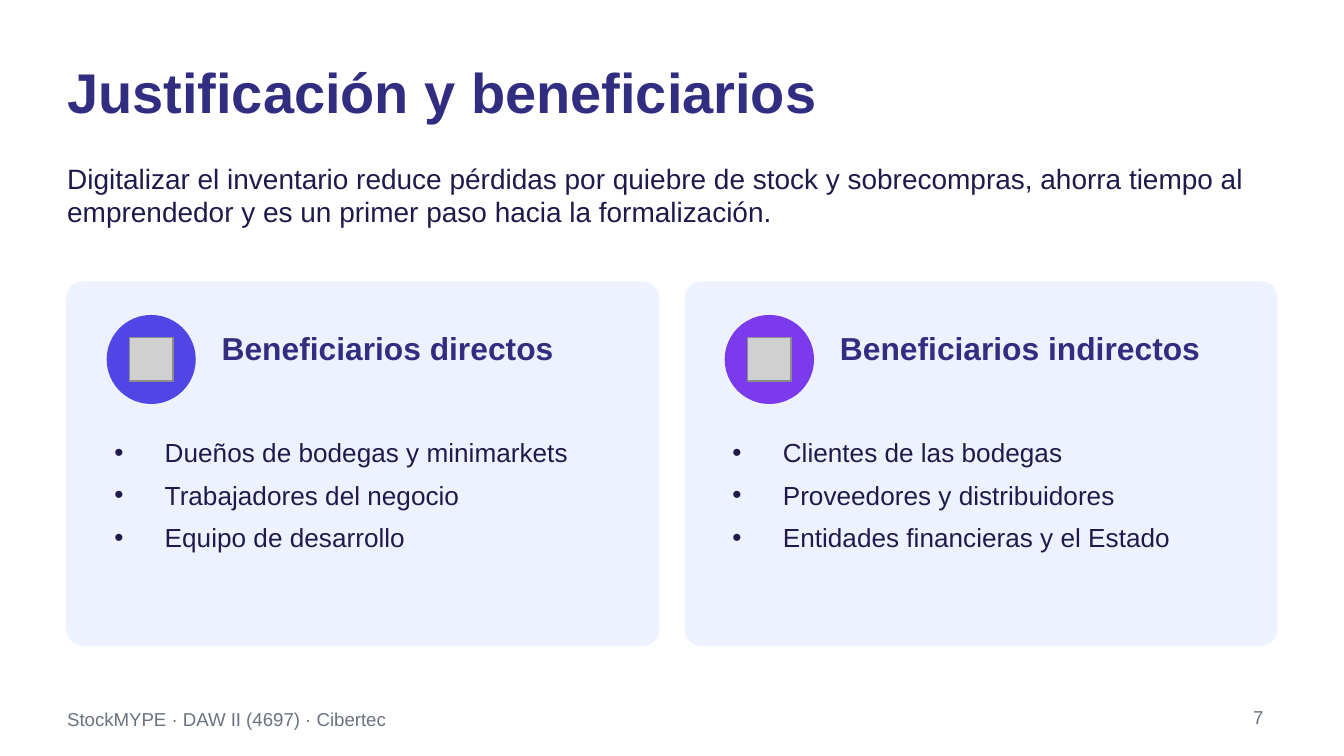
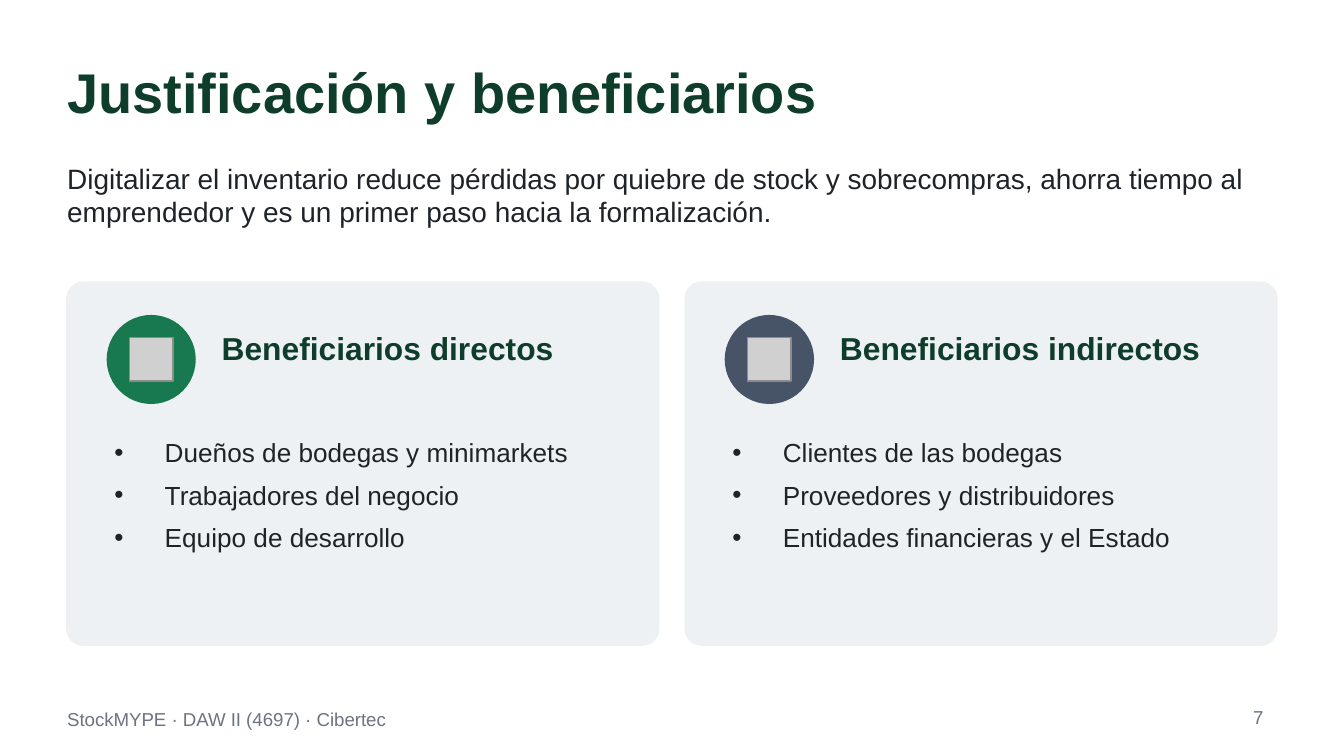
Before and after one commit to nandoxts/DAWII-4697-StockMYPE, a slide deck: slide 7 of docs/Presentacion_StockMYPE_AP1.ppt. Drawn at 1344x756 pixels with LibreOffice and Linux fonts; fonts in the diff are those of the drawing; grey boxes stand for pictures. Boxes give left, top, right and bottom in pixels: in the first picture for what was removed or moved away, otherwise in the second. Text is boxed around its words. In the diff, an @@ line names an element or a change of style, - is before the commit and + after.

```diff
--- a/docs/Presentacion_StockMYPE_AP1.ppt
+++ b/docs/Presentacion_StockMYPE_AP1.ppt
@@ text "Digitalizar el inventario reduce pérdidas ..." at bbox=[67, 168, 1243, 227]: text colour #1E1B4B to #1F2328 @@
@@ rounded rectangle at bbox=[67, 282, 659, 645]: fill #EEF2FF to #EEF1F3; outline #EEF2FF 0.99 pt to #EEF1F3 0.99 pt @@
@@ rounded rectangle at bbox=[685, 282, 1277, 645]: fill #EEF2FF to #EEF1F3; outline #EEF2FF 0.99 pt to #EEF1F3 0.99 pt @@
@@ ellipse at bbox=[108, 316, 195, 403]: fill #4F46E5 to #18794E; outline #4F46E5 0.99 pt to #18794E 0.99 pt @@
@@ ellipse at bbox=[726, 316, 813, 403]: fill #7C3AED to #475467; outline #7C3AED 0.99 pt to #475467 0.99 pt @@
@@ text colour #312E81 to #0F3D2B in 3 elements at bbox=[67, 72, 816, 122], bbox=[222, 337, 554, 361], bbox=[840, 337, 1200, 361] @@
@@ text "Dueños de bodegas y minimarkets" at bbox=[165, 443, 568, 553]: text colour #1E1B4B to #1F2328; bullet colour #1E1B4B to #1F2328 @@
@@ text "Clientes de las bodegas" at bbox=[783, 443, 1169, 553]: text colour #1E1B4B to #1F2328; bullet colour #1E1B4B to #1F2328 @@
```
Also in this commit, not shown: 12 other slides changed, 2 other files.
